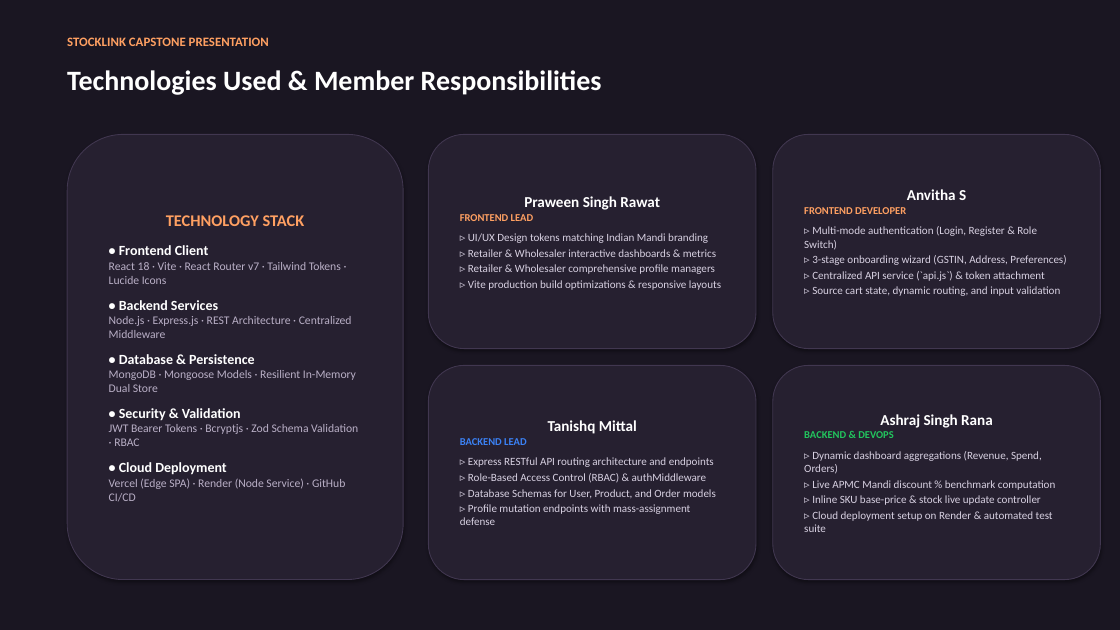
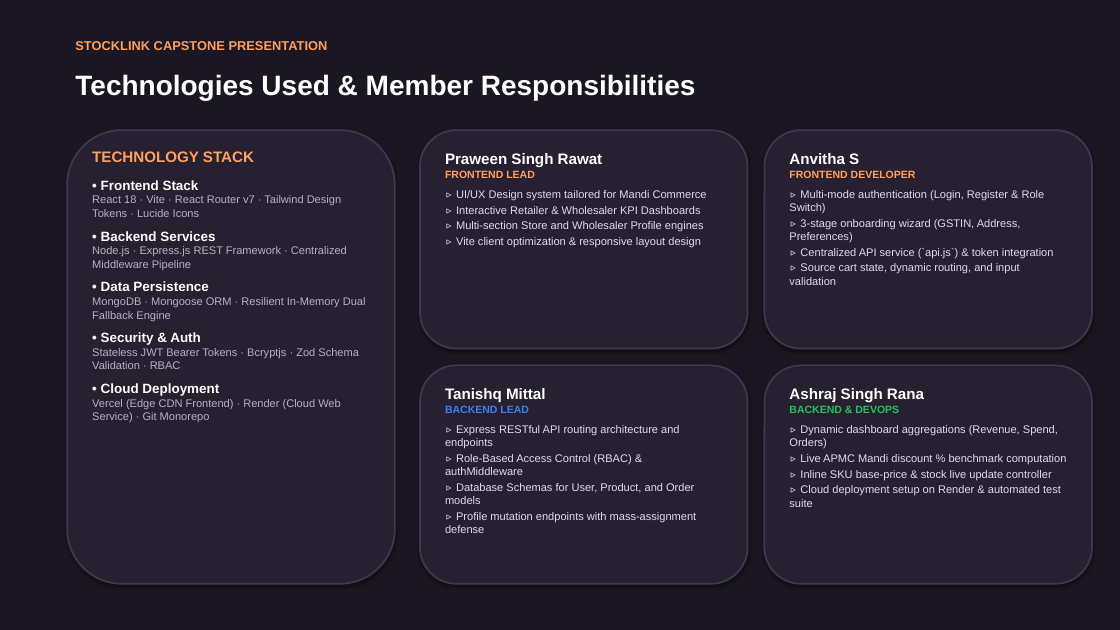
Before and after one commit to PraweenRawat/FFT_CAPSTONE_PROJECT, a slide deck: slide 2 of StockLink_Capstone_Presentation.pptx. Drawn at 1120x630 pixels with LibreOffice and Linux fonts; fonts in the diff are those of the drawing. Boxes give left, top, right and bottom in pixels: in the first picture for what was removed or moved away, otherwise in the second. Text is boxed around its words. In the diff, an @@ line names an element or a change of style, - is before the commit and + after.

```diff
--- a/StockLink_Capstone_Presentation.pptx
+++ b/StockLink_Capstone_Presentation.pptx
@@ background #FFFFFF to #1A1622 @@
@@ rectangle removed at [0,0,1120,630] @@
@@ text "STOCKLINK CAPSTONE PRESENTATION" at [75,41,328,50]: font Calibri to Arial @@
@@ text "Technologies Used & Member Responsibilities" at [75,74,696,100]: font Calibri to Arial @@
@@ rounded rectangle added at [67,130,395,584], fill #262030, outline #413750 1.5 pt @@
@@ text "TECHNOLOGY STACK": place and size @@
-text "TECHNOLOGY STACK" at [67,134,403,580]
+text "TECHNOLOGY STACK" at [92,151,366,422]
@@ text "TECHNOLOGY STACK" at [92,151,366,422]: vertical alignment middle to top; fill #262030 to none; outline #413750 0.75 pt to none; shadow off @@
@@ rounded rectangle: place and size @@
-rounded rectangle at [429,134,756,349]
+rounded rectangle at [420,130,748,349]
@@ rounded rectangle at [420,130,748,349]: outline #413750 0.75 pt to #413750 1.5 pt @@
@@ rounded rectangle added at [765,130,1092,349], fill #262030, outline #413750 1.5 pt @@
@@ text "Anvitha S" at [789,153,1054,285]: vertical alignment middle to top; fill #262030 to none; outline #413750 0.75 pt to none; shadow off @@
@@ text "Anvitha S": place and size @@
-text "Anvitha S" at [773,134,1101,349]
+text "Anvitha S" at [789,153,1054,285]
@@ text at [92,151,254,396]: size 14 to 13 pt in "TECHNOLOGY STACK"; font Calibri to Arial in "TECHNOLOGY STACK", "• Backend Services", "• Cloud Deployment"; size 12 to 11.5 pt in "• Backend Services", "• Cloud Deployment"; alignment centre to left @@
@@ text added at [445,153,707,247], 9.5 pt, text #E1DAEB @@
+Praween Singh Rawat
+FRONTEND LEAD
+▹ UI/UX Design system tailored for Mandi Commerce
+▹ Interactive Retailer & Wholesaler KPI Dashboards
+▹ Multi-section Store and Wholesaler Profile engines
+▹ Vite client optimization & responsive layout design
@@ text at [789,153,1045,285]: font Calibri to Arial in "Anvitha S", "FRONTEND DEVELOPER", "▹ Multi-mode authentication (Login, Register & Role ...", "▹ 3-stage onboarding wizard (GSTIN, Address, Preferences)" and 1 more places; text colour #D7D0E1 to #E1DAEB in "▹ Multi-mode authentication (Login, Register & Role ...", "▹ 3-stage onboarding wizard (GSTIN, Address, Preferences)", "▹ Source cart state, dynamic routing, and ..."; alignment centre to left @@
@@ text at [92,180,341,217]: text changed; size 10 to 9.5 pt; font Calibri to Arial @@
-• Frontend Client
-React 18 · Vite · React Router v7 · Tailwind Tokens · Lucide Icons
+• Frontend Stack
+React 18 · Vite · React Router v7 · Tailwind Design Tokens · Lucide Icons
@@ text in rounded rectangle at [460,196,721,290]: text removed @@
-Praween Singh Rawat
-FRONTEND LEAD
-▹ UI/UX Design tokens matching Indian Mandi branding
-▹ Retailer & Wholesaler interactive dashboards & metrics
-▹ Retailer & Wholesaler comprehensive profile managers
-▹ Vite production build optimizations & responsive layouts
@@ text at [92,246,366,369]: text changed; size 10 to 9.5 pt; font Calibri to Arial @@
-Node.js · Express.js · REST Architecture · Centralized Middleware
-• Database & Persistence
-MongoDB · Mongoose Models · Resilient In-Memory Dual Store
-• Security & Validation
-JWT Bearer Tokens · Bcryptjs · Zod Schema Validation · RBAC
+Node.js · Express.js REST Framework · Centralized Middleware Pipeline
+• Data Persistence
+MongoDB · Mongoose ORM · Resilient In-Memory Dual Fallback Engine
+• Security & Auth
+Stateless JWT Bearer Tokens · Bcryptjs · Zod Schema Validation · RBAC
@@ text at [800,248,1054,258]: text changed; font Calibri to Arial; text colour #D7D0E1 to #E1DAEB @@
-▹ Centralized API service (`api.js`) & token attachment
+▹ Centralized API service (`api.js`) & token integration
@@ rounded rectangle added at [420,365,748,584], fill #262030, outline #413750 1.5 pt @@
@@ text "Tanishq Mittal": place and size @@
-text "Tanishq Mittal" at [429,365,756,580]
+text "Tanishq Mittal" at [445,388,697,533]
@@ text "Tanishq Mittal" at [445,388,697,533]: font Calibri to Arial; text colour #D7D0E1 to #E1DAEB in "▹ Express RESTful API routing architecture and ...", "▹ Role-Based Access Control (RBAC) & authMiddleware", "▹ Database Schemas for User, Product, and ...", "▹ Profile mutation endpoints with mass-assignment defense"; alignment centre to left; vertical alignment middle to top; fill #262030 to none; outline #413750 0.75 pt to none; shadow off @@
@@ rounded rectangle added at [765,365,1092,584], fill #262030, outline #413750 1.5 pt @@
@@ text "Ashraj Singh Rana": place and size @@
-text "Ashraj Singh Rana" at [773,365,1101,580]
+text "Ashraj Singh Rana" at [789,388,1066,507]
@@ text "Ashraj Singh Rana" at [789,388,1066,507]: font Calibri to Arial; text colour #D7D0E1 to #E1DAEB in "▹ Dynamic dashboard aggregations (Revenue, Spend, Orders)", "▹ Live APMC Mandi discount % benchmark ...", "▹ Inline SKU base-price & stock live ...", "▹ Cloud deployment setup on Render & ..."; alignment centre to left; vertical alignment middle to top; fill #262030 to none; outline #413750 0.75 pt to none; shadow off @@
@@ text at [92,399,341,422]: text changed; size 10 to 9.5 pt; font Calibri to Arial @@
-Vercel (Edge SPA) · Render (Node Service) · GitHub CI/CD
+Vercel (Edge CDN Frontend) · Render (Cloud Web Service) · Git Monorepo
```
Also in this commit, not shown: 4 other slides changed, 1 other file.
